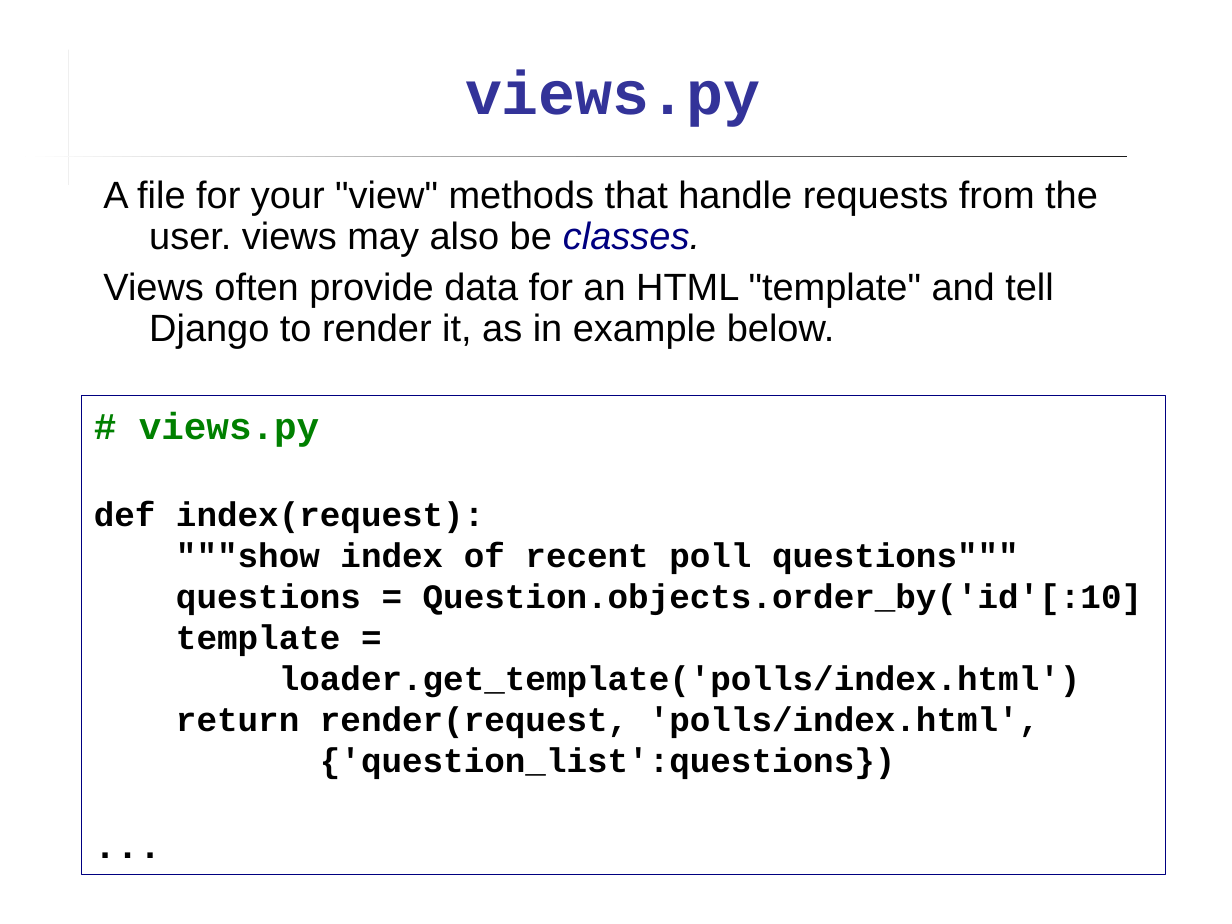
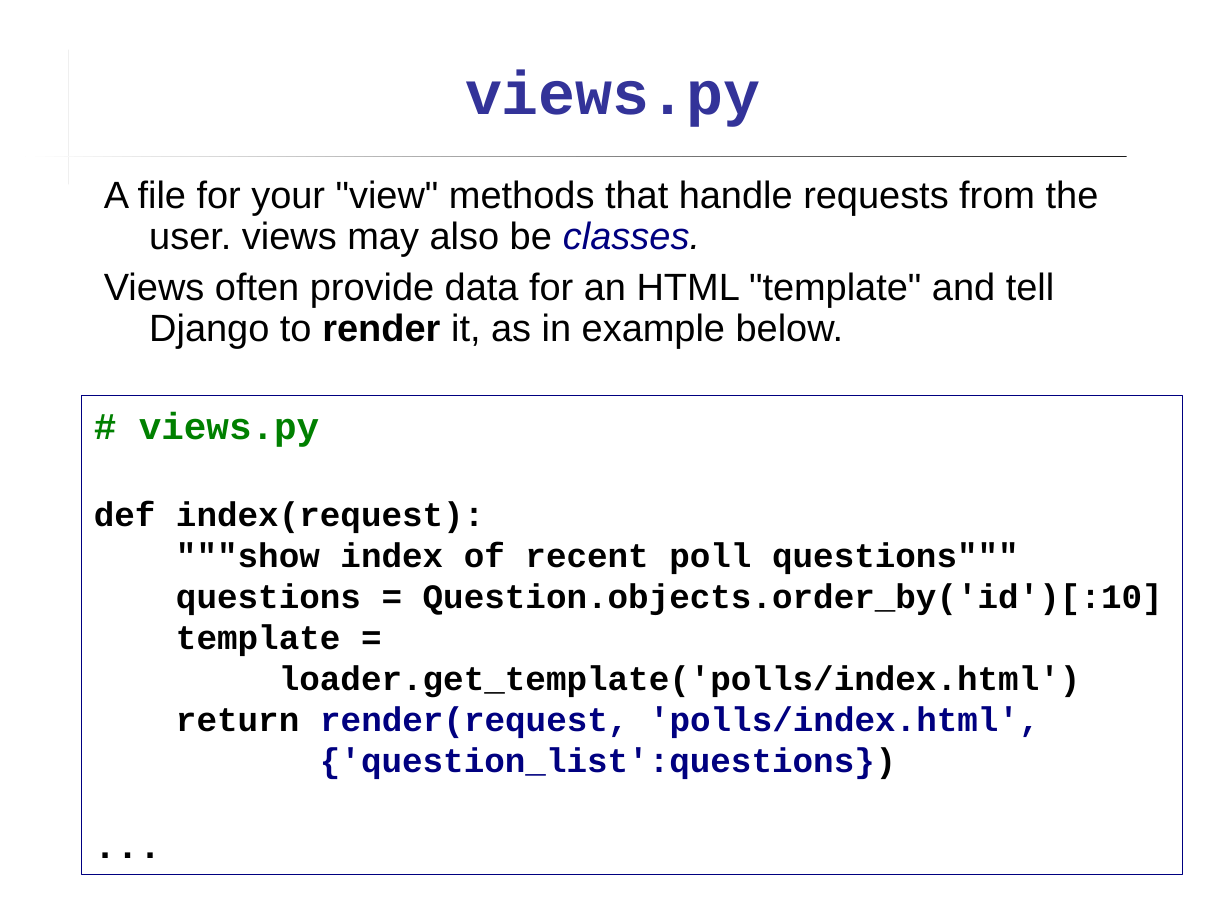
Before and after one commit to cpske/ISP, a slide deck: slide 18 of django/Intro-to-Django.ppt. Drawn at 1232x924 pixels with LibreOffice and Linux fonts; fonts in the diff are those of the drawing. Boxes give left, top, right and bottom in pixels: in the first picture for what was removed or moved away, otherwise in the second. Text is boxed around its words. In the diff, an @@ line names an element or a change of style, - is before the commit and + after.

Commit message:
improve wording in slides

```diff
--- a/django/Intro-to-Django.ppt
+++ b/django/Intro-to-Django.ppt
@@ text at (104, 272, 1054, 348): bold on in "render" @@
@@ rectangle "# views.py": place and size @@
-rectangle "# views.py" at (81, 395, 1165, 875)
+rectangle "# views.py" at (81, 395, 1183, 875)
@@ text in rectangle at (176, 583, 1163, 615): text changed @@
-questions = Question.objects.order_by('id'[:10]
+questions = Question.objects.order_by('id')[:10]
@@ text in rectangle at (176, 706, 1040, 779): text colour #000000 to #000080 in "render(request, 'polls/index.html',", "{'question_list':questions})" @@
```
Also in this commit, not shown: 9 other slides changed, 4 other files.
